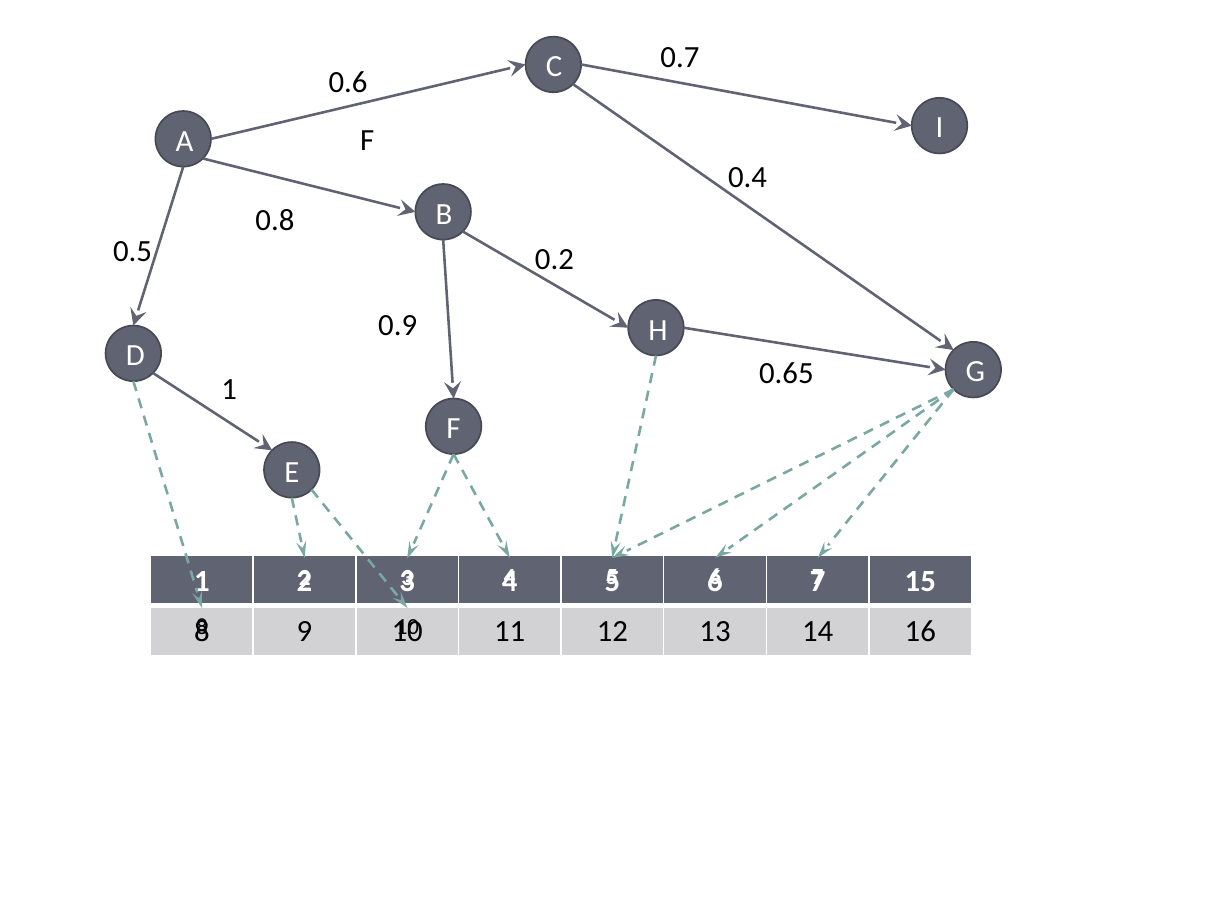
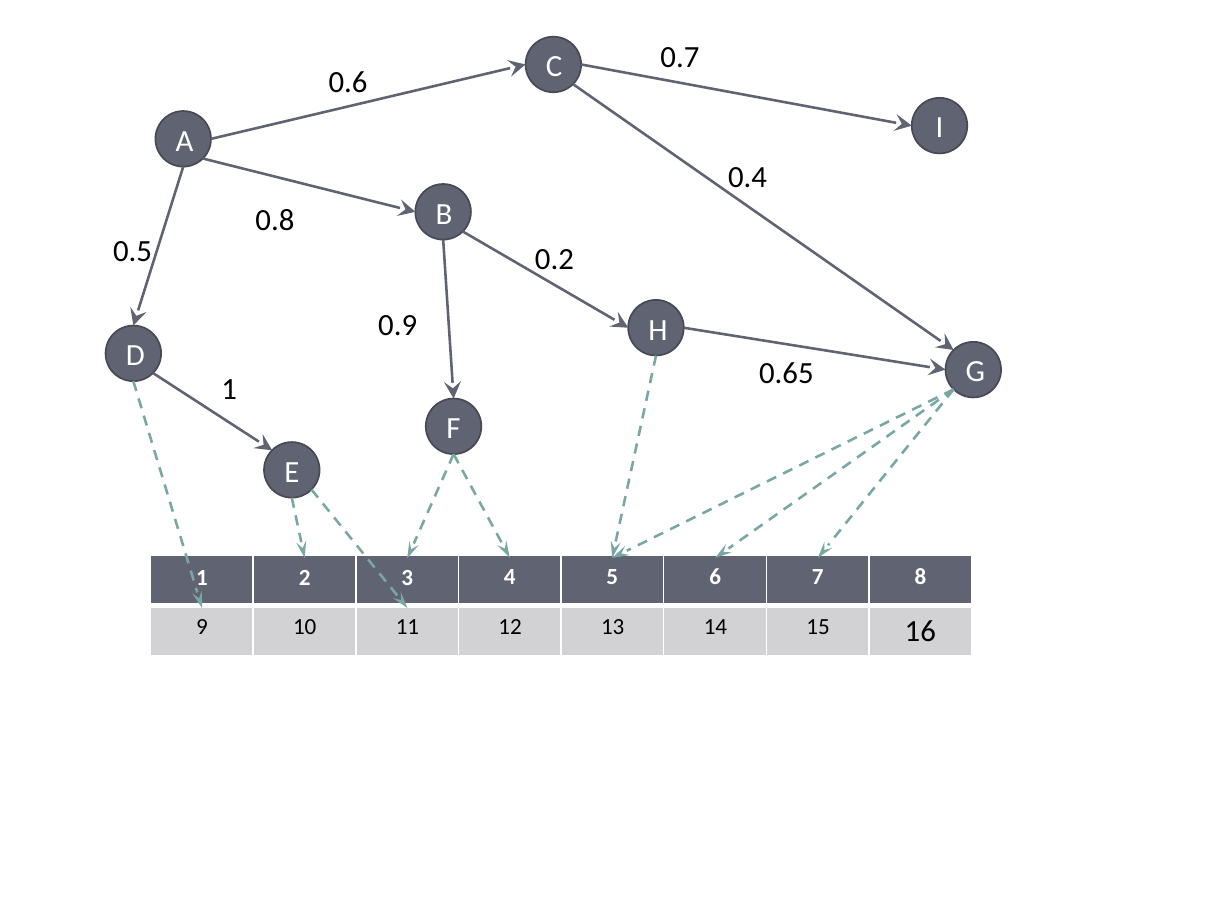
Before and after one commit to Nithanaroy/MastersThesisPaper, a slide deck: slide 2 of graphics/figure_source.pptx. Drawn at 1232x924 pixels with LibreOffice and Linux fonts; fonts in the diff are those of the drawing. Boxes give left, top, right and bottom in pixels: in the first picture for what was removed or moved away, otherwise in the second. Text is boxed around its words. In the diff, an @@ line names an element or a change of style, - is before the commit and + after.

```diff
--- a/graphics/figure_source.pptx
+++ b/graphics/figure_source.pptx
@@ text removed at [360,130,374,150] @@
-F
@@ table at [150,556,968,655] @@
-row 1: 1 | 2 | 3 | 4 | 5 | 6 | 7 | 15
+row 1:  |  |  |  |  |  |  | 
-row 2: 8 | 9 | 10 | 11 | 12 | 13 | 14 | 16
+row 2:  |  |  |  |  |  |  | 16
@@ text added at [915,568,927,584], 13.5 pt, text #FFFFFF, bold @@
+8
@@ text added at [196,570,208,591], 13.5 pt, text #FFFFFF, bold @@
+1
@@ text at [196,619,208,634]: text changed @@
-8
+9
@@ text "10" rewrapped from [396,619,419,641] to [293,619,316,634] @@
@@ text added at [396,619,419,634], 13.5 pt, text #000000 @@
+11
@@ text added at [498,619,521,634], 13.5 pt, text #000000 @@
+12
@@ text added at [601,619,624,634], 13.5 pt, text #000000 @@
+13
@@ text added at [704,619,727,634], 13.5 pt, text #000000 @@
+14
@@ text added at [806,619,829,634], 13.5 pt, text #000000 @@
+15
```
Also in this commit, not shown: 1 other slide changed, 1 slide added.
